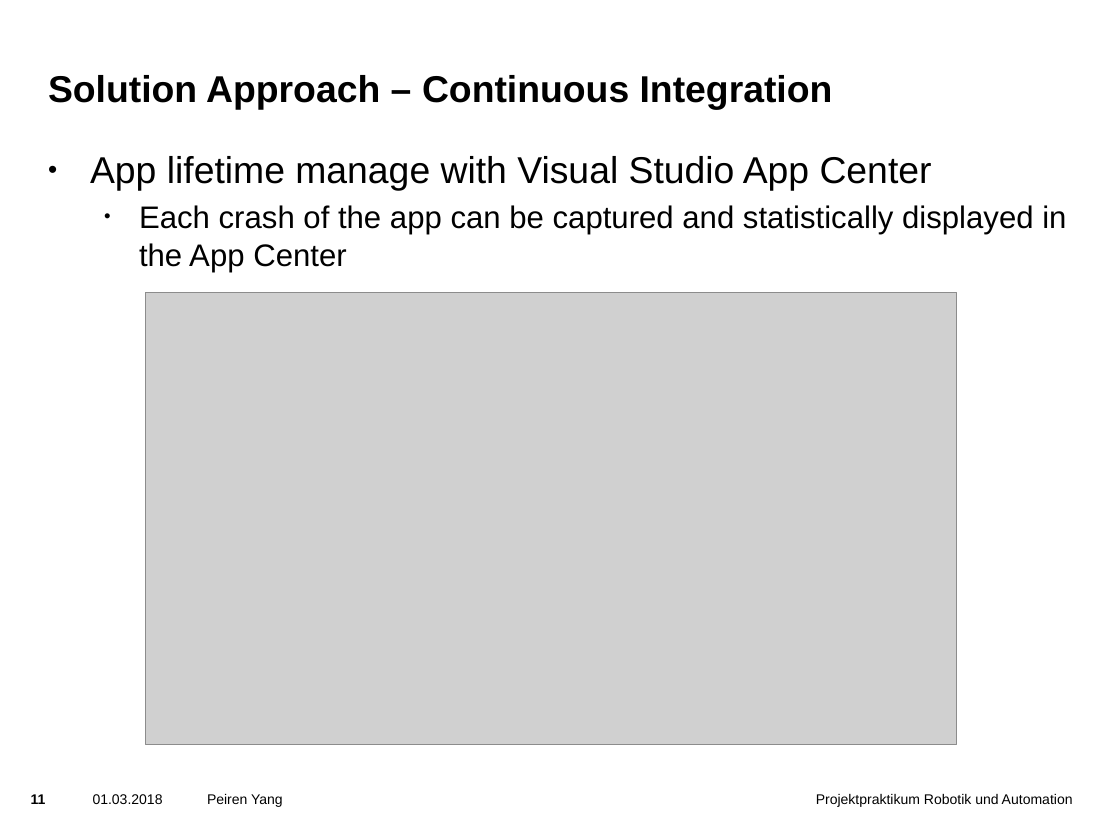
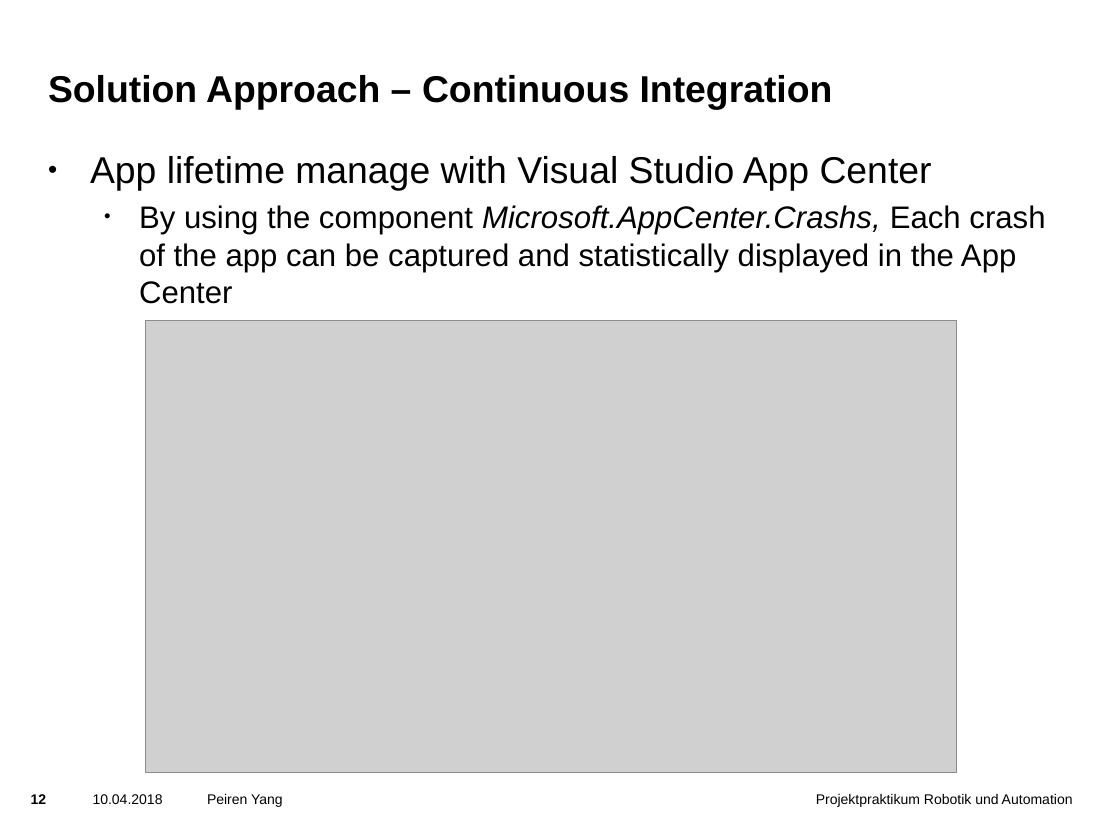
Before and after one commit to yangpeiren/SimpleCalculator, a slide deck: slide 12 of SimpleCalculator/doc/Presentation.pptx (slide 11 before the commit). Drawn at 1120x840 pixels with LibreOffice and Linux fonts; fonts in the diff are those of the drawing; grey boxes stand for pictures; background and template pictures are left out. Boxes give left, top, right and bottom in pixels: in the first picture for what was removed or moved away, otherwise in the second. Text is boxed around its words. In the diff, an @@ line names an element or a change of style, - is before the commit and + after.

```diff
--- a/SimpleCalculator/doc/Presentation.pptx
+++ b/SimpleCalculator/doc/Presentation.pptx
@@ text at box(139, 205, 1045, 304): text changed @@
-  • Each crash of the app can be captured and statistically displayed in the App Center
+  • By using the component Microsoft.AppCenter.Crashs, Each crash of the app can be captured and statistically displayed in the App Center
@@ picture: place and size @@
-picture at box(146, 292, 956, 745)
+picture at box(146, 320, 956, 773)
@@ page number at box(31, 794, 47, 804): text changed @@
-11
+12
@@ text at box(93, 794, 163, 804): text changed @@
-01.03.2018
+10.04.2018
```
Also in this commit, not shown: 16 other slides changed, 4 slides added.
